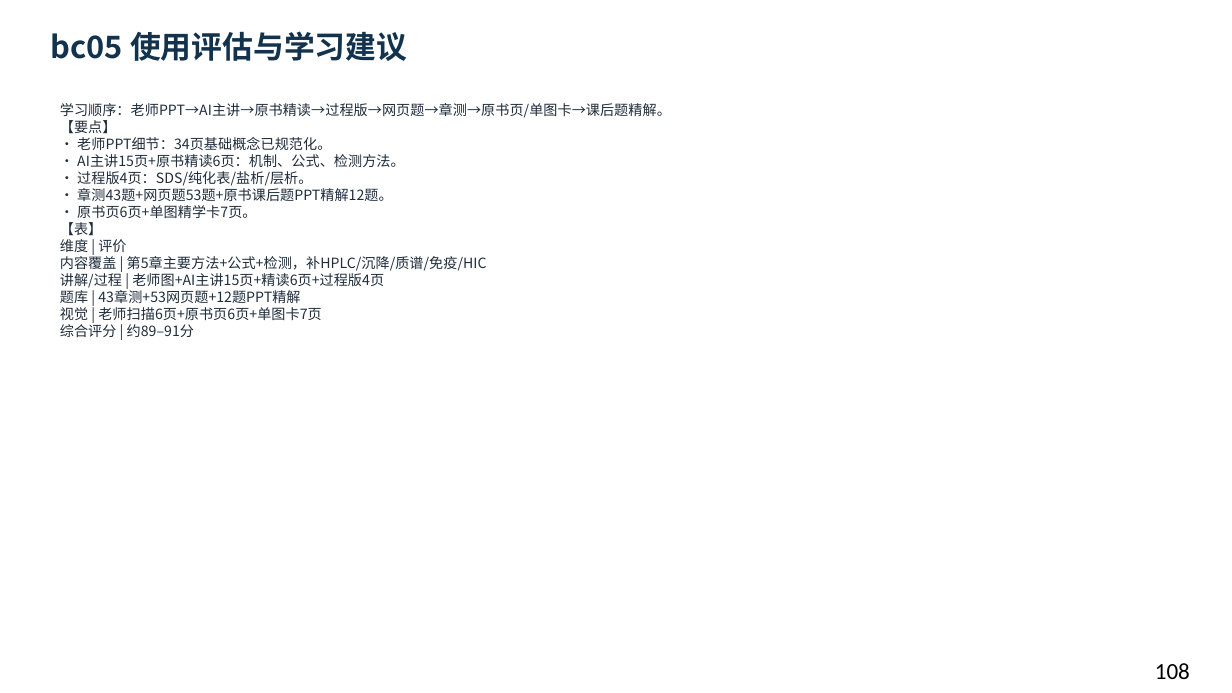
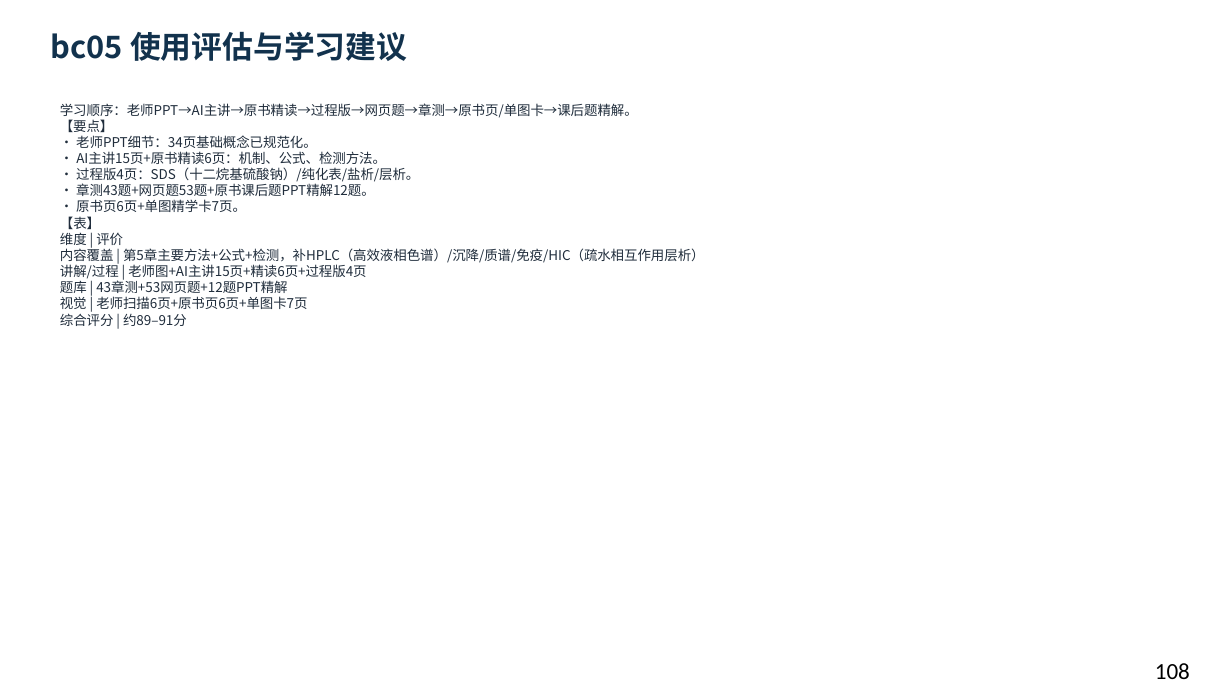
Before and after one commit to newkan-li/Biochemistry, a slide deck: slide 108 of downloads/bc05-ai-style.pptx. Drawn at 1232x693 pixels with LibreOffice and Linux fonts; fonts in the diff are those of the drawing. Boxes give left, top, right and bottom in pixels: in the first picture for what was removed or moved away, otherwise in the second. Text is boxed around its words. In the diff, an @@ line names an element or a change of style, - is before the commit and + after.

```diff
--- a/downloads/bc05-ai-style.pptx
+++ b/downloads/bc05-ai-style.pptx
@@ text at (x1=60, y1=103, x2=704, y2=326): text changed; size 11 to 10.5 pt @@
-学习顺序：老师PPT→AI主讲→原书精读→过程版→网页题→章测→原书页/单图卡→课后题精解。
-【要点】
-• 老师PPT细节：34页基础概念已规范化。
-• AI主讲15页+原书精读6页：机制、公式、检测方法。
-• 过程版4页：SDS/纯化表/盐析/层析。
-• 章测43题+网页题53题+原书课后题PPT精解12题。
-• 原书页6页+单图精学卡7页。
-【表】
-维度 | 评价
-内容覆盖 | 第5章主要方法+公式+检测，补HPLC/沉降/质谱/免疫/HIC
-讲解/过程 | 老师图+AI主讲15页+精读6页+过程版4页
-题库 | 43章测+53网页题+12题PPT精解
-视觉 | 老师扫描6页+原书页6页+单图卡7页
-综合评分 | 约89–91分
+学习顺序：老师PPT→AI主讲→原书精读→过程版→网页题→章测→原书页/单图卡→课后题精解。
+【要点】
+• 老师PPT细节：34页基础概念已规范化。
+• AI主讲15页+原书精读6页：机制、公式、检测方法。
+• 过程版4页：SDS（十二烷基硫酸钠）/纯化表/盐析/层析。
+• 章测43题+网页题53题+原书课后题PPT精解12题。
+• 原书页6页+单图精学卡7页。
+【表】
+维度 | 评价
+内容覆盖 | 第5章主要方法+公式+检测，补HPLC（高效液相色谱）/沉降/质谱/免疫/HIC（疏水相互作用层析）
+讲解/过程 | 老师图+AI主讲15页+精读6页+过程版4页
+题库 | 43章测+53网页题+12题PPT精解
+视觉 | 老师扫描6页+原书页6页+单图卡7页
+综合评分 | 约89–91分
```
Also in this commit, not shown: 107 other slides changed, 2 other files.
